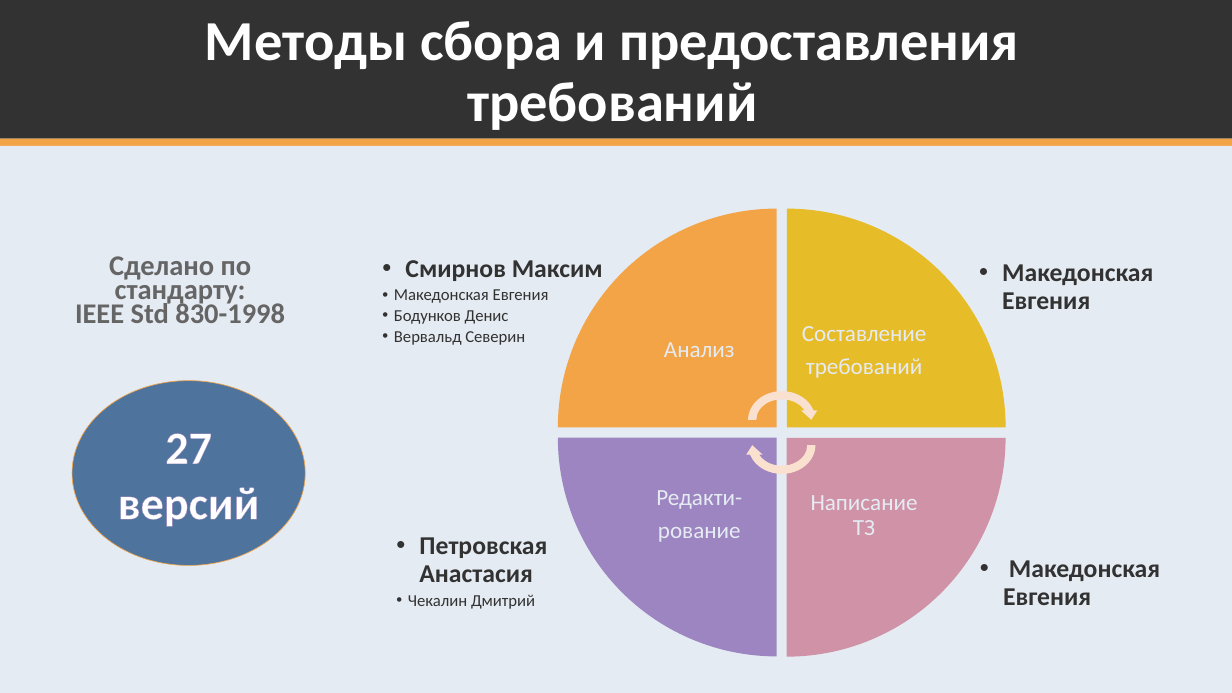
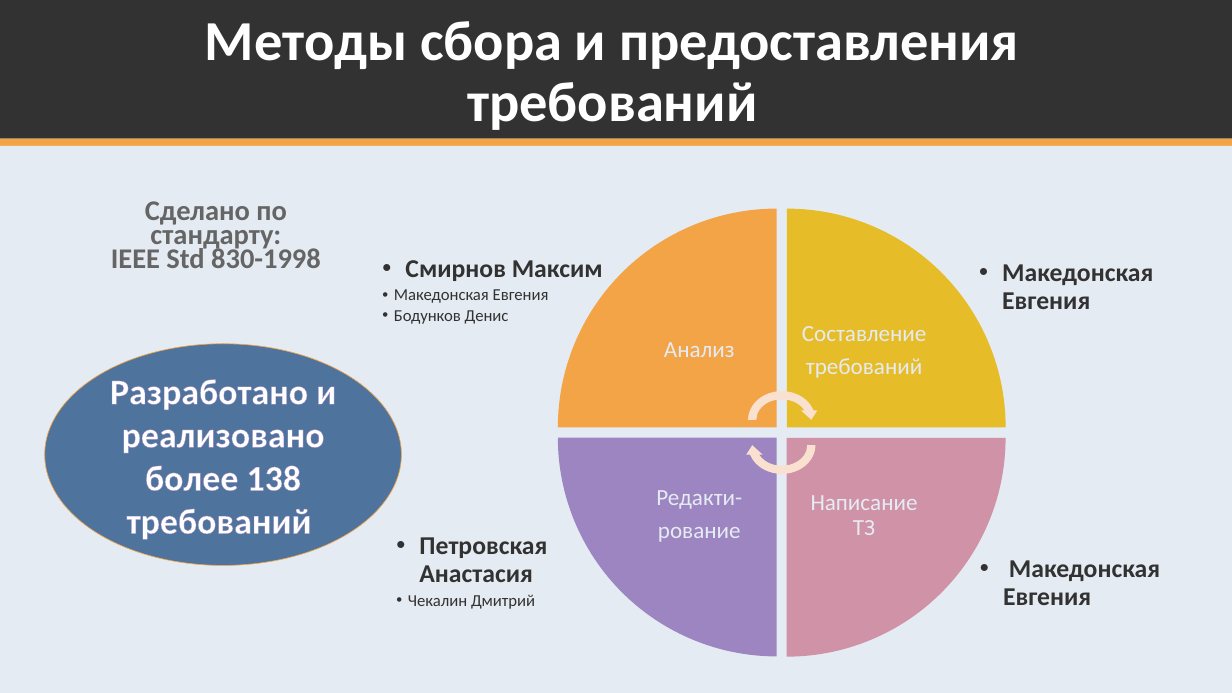
Before and after one commit to K224/TPKS, a slide deck: slide 6 of k224-docs/Presentazia_21_relis.pptx. Drawn at 1232x693 pixels with LibreOffice and Linux fonts; fonts in the diff are those of the drawing. Boxes give left, top, right and bottom in pixels: in the first picture for what was removed or moved away, otherwise in the second. Text is boxed around its words. In the diff, an @@ line names an element or a change of style, - is before the commit and + after.

```diff
--- a/k224-docs/Presentazia_21_relis.pptx
+++ b/k224-docs/Presentazia_21_relis.pptx
@@ text "Сделано по стандарту: IEEE Std ...": place and size @@
-text "Сделано по стандарту: IEEE Std ..." at <box>75,256,285,323</box>
+text "Сделано по стандарту: IEEE Std ..." at <box>111,201,321,268</box>
@@ ellipse "Разработано и реализовано более 138 ...": place and size @@
-ellipse "Разработано и реализовано более 138 ..." at <box>72,381,305,566</box>
+ellipse "Разработано и реализовано более 138 ..." at <box>44,344,401,566</box>
@@ text at <box>394,331,525,345</box>: paragraph removed @@
-  •• Вервальд Северин
@@ text in ellipse at <box>110,379,336,540</box>: text changed; size 36 to 28 pt @@
-27 версий
+Разработано и реализовано более 138 требований
```
Also in this commit, not shown: 11 other slides changed, 4 slides added, 2 slides removed.
